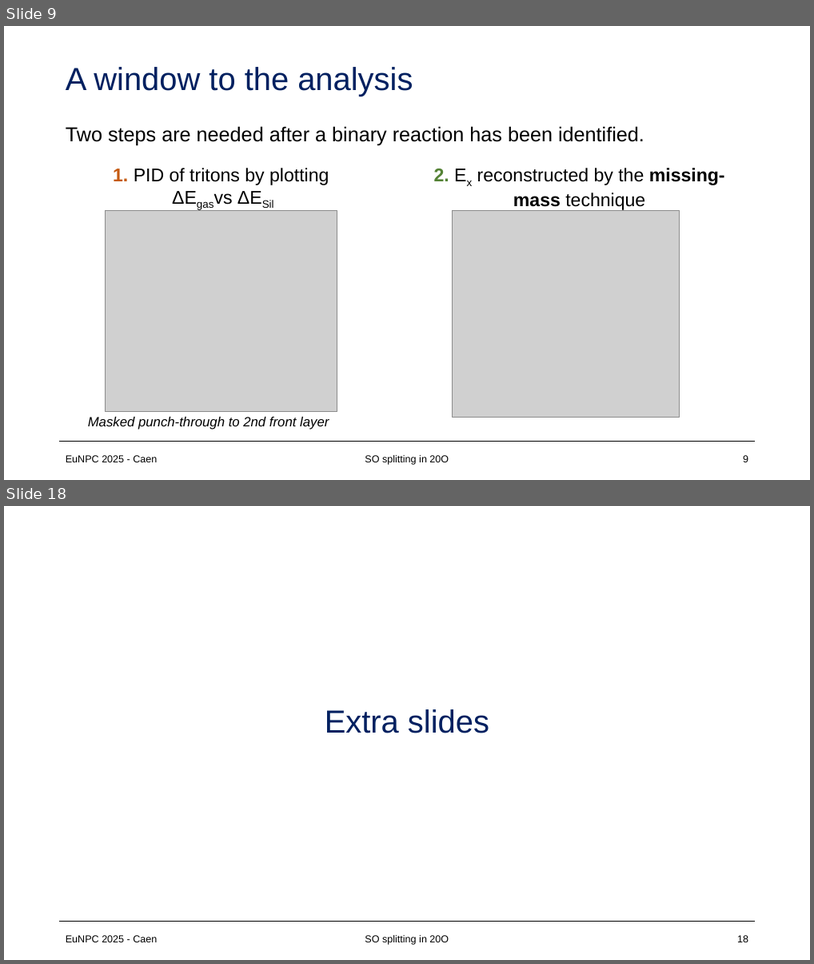
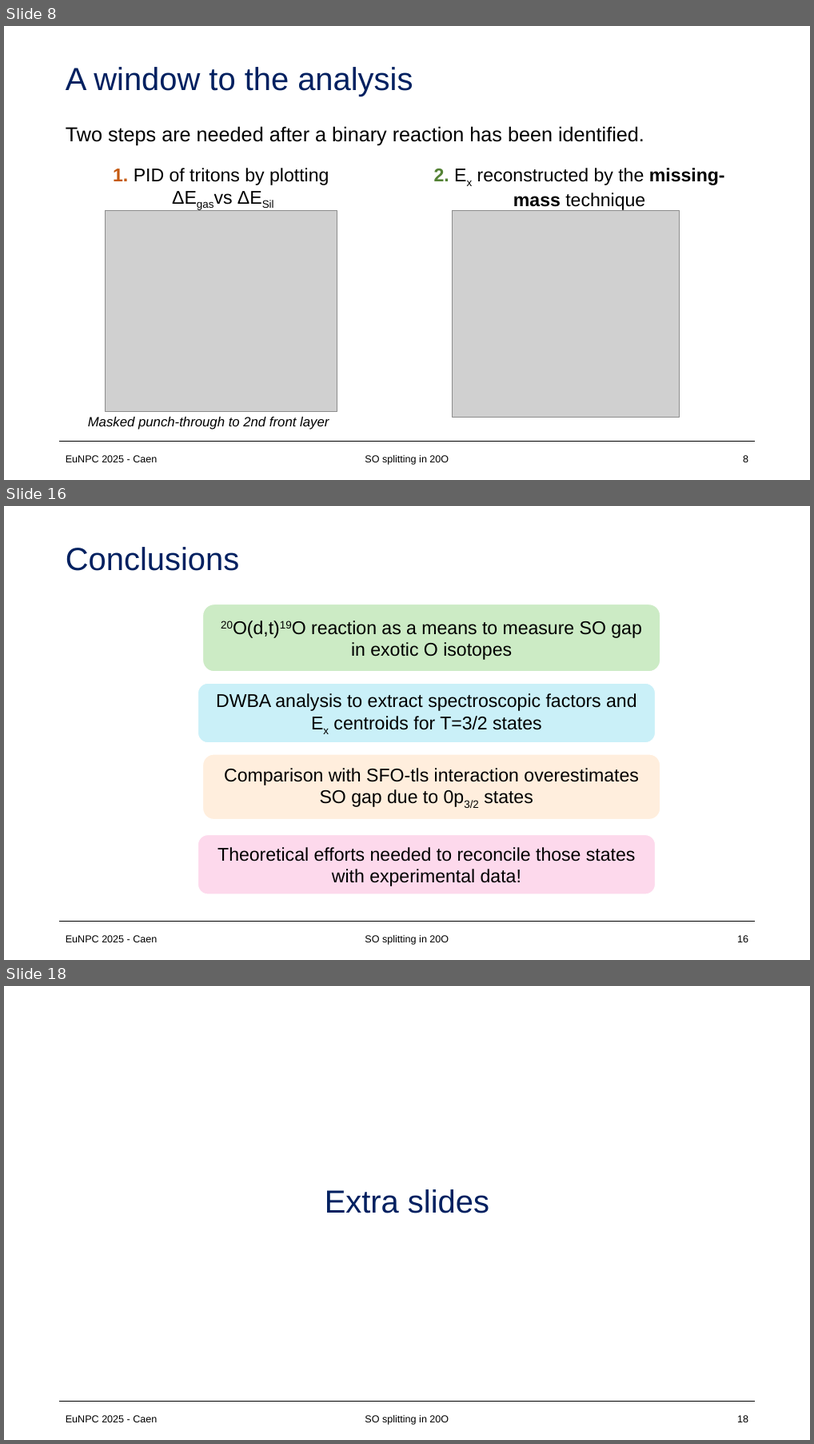
Before and after one commit to loopset/Docs, a slide deck: EuNPC/eunpc.pptx. Shown one above the other, each under a label of ours: slides 9 and 18 before the commit, slides 8, 16 and 18 after it; the slides between them are not shown. The pictures are 814x964 and 814x1444 pixels, drawn with LibreOffice and Linux fonts; fonts in the diff are those of the drawing; grey boxes stand for pictures. Boxes give left, top, right and bottom in pixels: in the first picture for what was removed or moved away, otherwise in the second. Text is boxed around its words. In the diff, an @@ line names an element or a change of style, - is before the commit and + after.

```diff
--- a/EuNPC/eunpc.pptx
+++ b/EuNPC/eunpc.pptx
@@ slide 16 added at (x1=4, y1=506, x2=810, y2=960), background #FFFFFF; not listed: 1 template element that a slide beside it also shows @@
@@ title added at (x1=66, y1=547, x2=239, y2=571), 38 pt, text #002060 @@
+Conclusions
@@ rounded rectangle added at (x1=203, y1=604, x2=661, y2=671), fill #CCEBC5, outline #FFFFFF 1 pt, 22 pt, text #000000 @@
+20O(d,t)19O reaction as a means to measure SO gap in exotic O isotopes
@@ rounded rectangle added at (x1=198, y1=684, x2=656, y2=743), fill #CAF0F8, outline #FFFFFF 1 pt, 22 pt, text #000000 @@
+DWBA analysis to extract spectroscopic factors and Ex centroids for T=3/2 states
@@ rounded rectangle added at (x1=203, y1=754, x2=661, y2=820), fill #FFEEDD, outline #FFFFFF 1 pt, 22 pt, text #000000 @@
+Comparison with SFO-tls interaction overestimates SO gap due to 0p3/2 states
@@ rounded rectangle added at (x1=198, y1=835, x2=656, y2=894), fill #FDD9EC, outline #FFFFFF 1 pt, 22 pt, text #000000 @@
+Theoretical efforts needed to reconcile those states with experimental data!
@@ text added at (x1=66, y1=935, x2=157, y2=942), 12 pt, text #000000 @@
+EuNPC 2025 - Caen
@@ text added at (x1=365, y1=935, x2=449, y2=944), 12 pt, text #000000 @@
+SO splitting in 20O
@@ page number added at (x1=738, y1=935, x2=749, y2=942), 12 pt, text #000000 @@
+16
@@ what was slide 9 is now slide 8 @@
```
Also in this commit, not shown: 11 slides changed, 2 other slides added, 2 slides removed, 7 other files.
